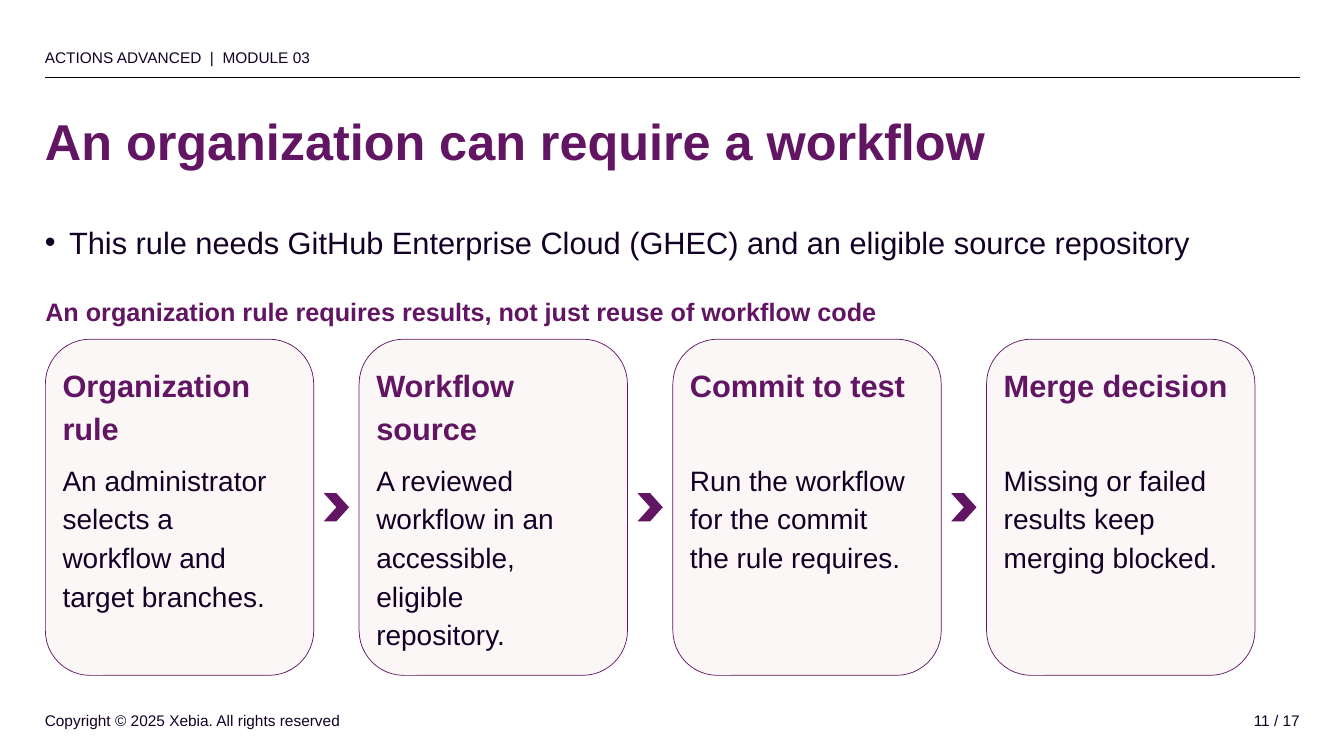
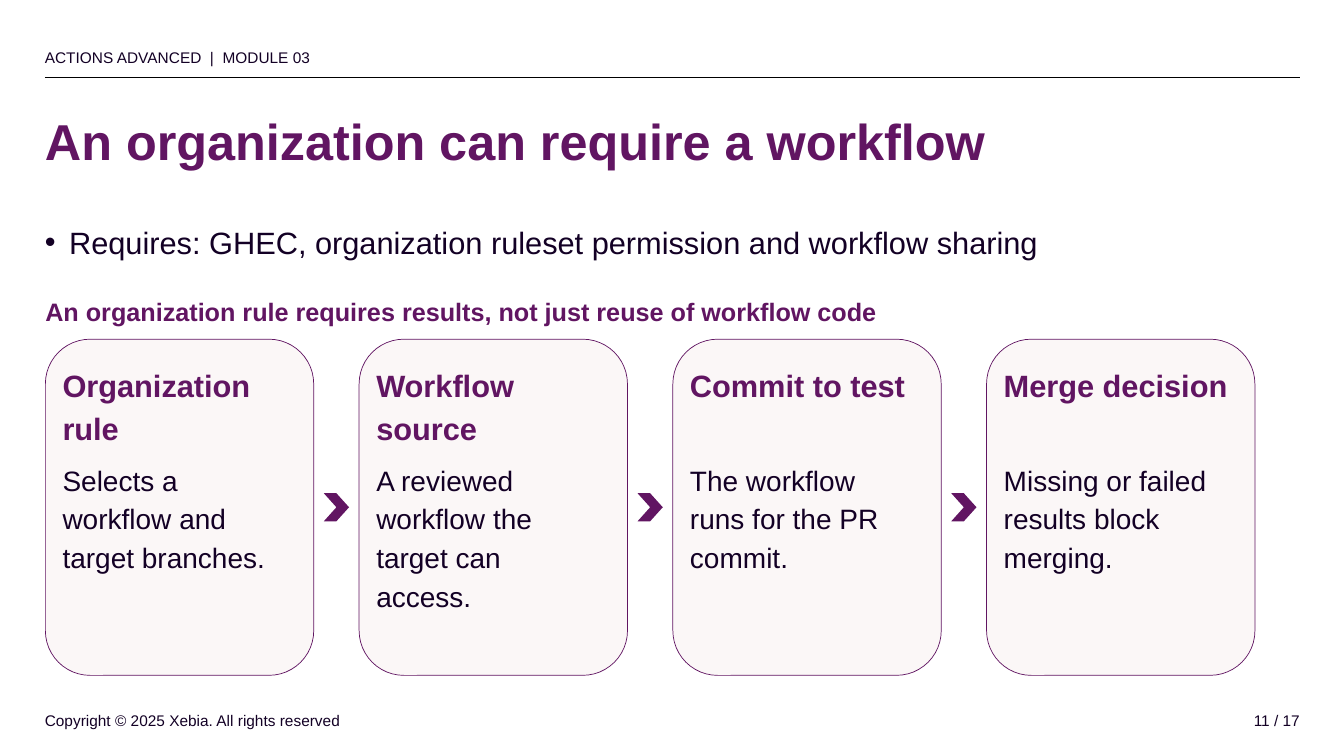
Before and after one commit to rajbos/github-actions-advanced-v3, a slide deck: slide 11 of slides/powerpoint/03-policy.pptx. Drawn at 1344x756 pixels with LibreOffice and Linux fonts; fonts in the diff are those of the drawing; background and template pictures are left out. Boxes give left, top, right and bottom in pixels: in the first picture for what was removed or moved away, otherwise in the second. Text is boxed around its words. In the diff, an @@ line names an element or a change of style, - is before the commit and + after.

```diff
--- a/slides/powerpoint/03-policy.pptx
+++ b/slides/powerpoint/03-policy.pptx
@@ text at (69, 231, 1038, 260): text changed @@
-• This rule needs GitHub Enterprise Cloud (GHEC) and an eligible source repository
+• Requires: GHEC, organization ruleset permission and workflow sharing
@@ text at (63, 470, 178, 492): text changed @@
-An administrator
-selects a
+Selects a
@@ text at (690, 470, 878, 569): text changed @@
-Run the workflow
-for the commit
-the rule requires.
+The workflow
+runs for the PR
+commit.
@@ text at (376, 508, 532, 608): text changed @@
-workflow in an
-accessible,
-eligible
-repository.
+workflow the
+target can
+access.
@@ text at (1004, 508, 1159, 573): text changed @@
-results keep
-merging blocked.
+results block
+merging.
```
Also in this commit, not shown: 11 other slides changed, 41 other files.
